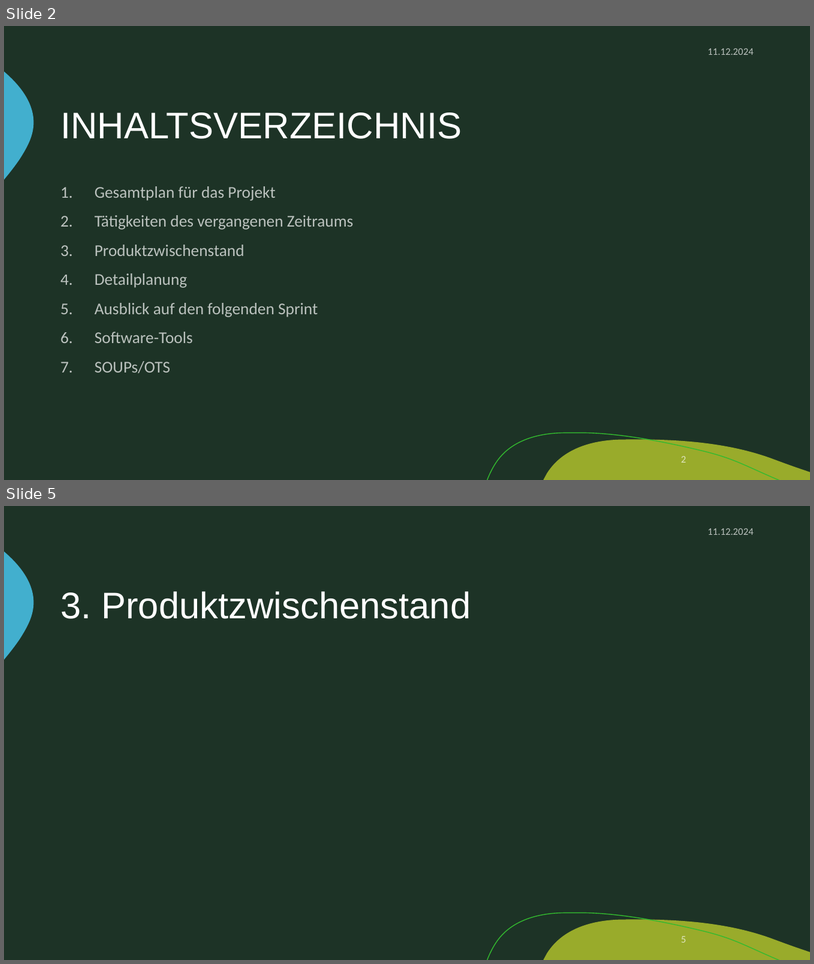
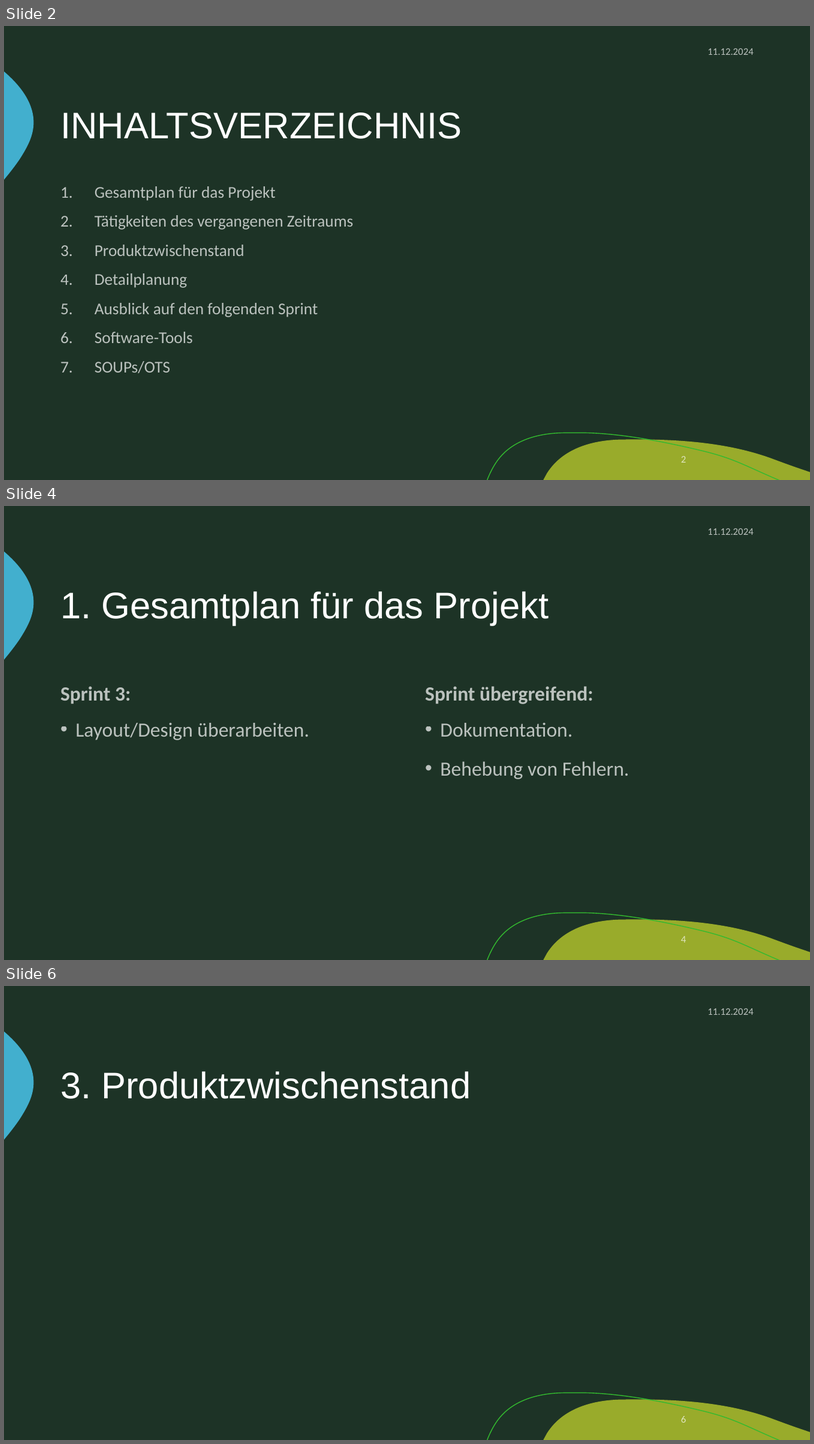
Before and after one commit to zIExpantion/ZumGelbenBach, a slide deck: Dokumente/Sprint-Backlog/Sprint-Backlog2.pptx. Shown one above the other, each under a label of ours: slides 2 and 5 before the commit, slides 2, 4 and 6 after it; the slides between them are not shown. The pictures are 814x964 and 814x1444 pixels, drawn with LibreOffice and Linux fonts; fonts in the diff are those of the drawing; background and template pictures are left out. Boxes give left, top, right and bottom in pixels: in the first picture for what was removed or moved away, otherwise in the second. Text is boxed around its words. In the diff, an @@ line names an element or a change of style, - is before the commit and + after.

Commit message:
Sprint Backlog2 Überarbeitet.

```diff
--- a/Dokumente/Sprint-Backlog/Sprint-Backlog2.pptx
+++ b/Dokumente/Sprint-Backlog/Sprint-Backlog2.pptx
@@ slide 4 added at bbox=[4, 506, 810, 960], background #1D3326; not listed: 3 template elements that a slide beside it also shows @@
@@ text added at bbox=[708, 528, 753, 535], 12 pt, text #FFFFFF at 70% opacity @@
+11.12.2024
@@ title added at bbox=[60, 591, 549, 625], 44 pt, text #FFFFFF @@
+1. Gesamtplan für das Projekt
@@ text added at bbox=[60, 686, 131, 704], 24 pt, text #FFFFFF at 70% opacity, bold @@
+Sprint 3:
@@ text added at bbox=[425, 686, 593, 704], 24 pt, text #FFFFFF at 70% opacity, bold @@
+Sprint übergreifend:
@@ text added at bbox=[75, 723, 309, 740], 24 pt, text #FFFFFF at 70% opacity @@
+• Layout/Design überarbeiten.
@@ text added at bbox=[440, 723, 630, 779], 24 pt, text #FFFFFF at 70% opacity @@
+• Dokumentation.
+• Behebung von Fehlern.
@@ page number added at bbox=[681, 936, 686, 942], 12 pt, text #FFFFFF at 70% opacity @@
+4
@@ what was slide 5 is now slide 6 @@
@@ page number at bbox=[681, 1416, 686, 1422]: text changed @@
-5
+6
```
Also in this commit, not shown: 4 slides changed.
